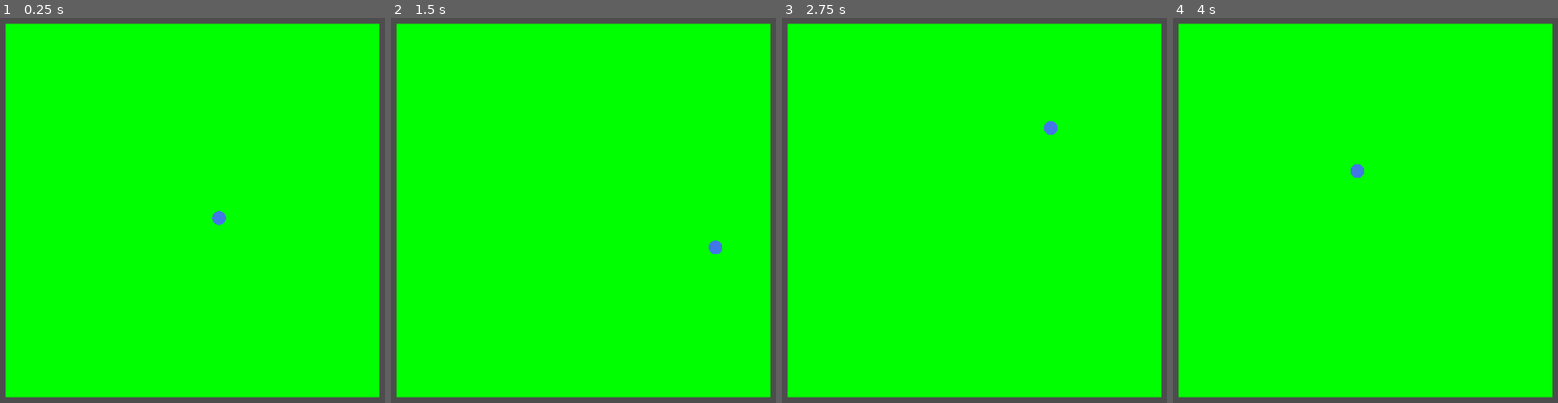
Above: before the commit, frames 1-4 (left to right).
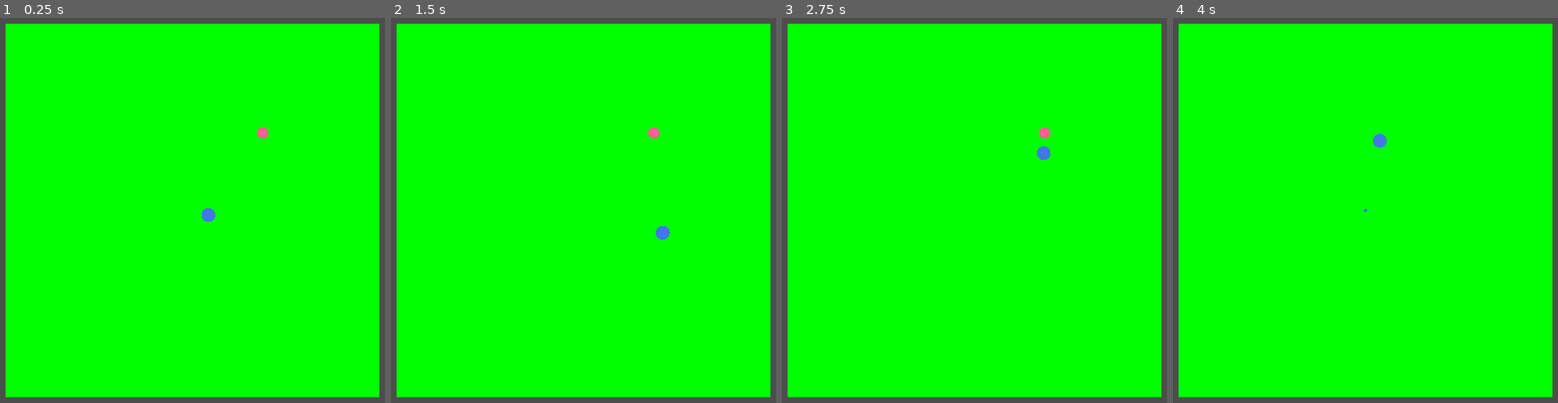
Above: after the commit, the same moments.

Repository: CauchyApprentice/Cauchys-Snake
Game: Godot game, scene res://Scenes/main.tscn
Same seed, same stepped clock (60 frames per second), same inputs: the game is played once before the commit and once after it.
Inputs (mouse positions are in pixels of both pictures, inside the frame that each line leads up to):
- Up to frame 1 (0.25 s): no input
- Up to frame 2 (1.5 s): move the mouse to (741, 191) at 0.52 s; move the mouse to (441, 229) at 1.27 s
- Up to frame 3 (2.75 s): move the mouse to (1047, 121) at 2.02 s
- Up to frame 4 (4 s): move the mouse to (1330, 291) at 2.77 s; move the mouse to (outside the picture) at 3.52 s

The runs differ from the first frame. In frame 1, 0.3% of the frame differs, in the area x 52-70%, y 28-54%; in frame 2, 0.3%, in the area x 66-87%, y 28-62%; in frame 3, 0.3%; in frame 4, 0.2%.

Commit message:
Food added, Snake body creation

Diff:
--- a/Scenes/SnakePart.tscn
+++ b/Scenes/SnakePart.tscn
@@ -8,6 +8,8 @@
 radius = 5.0
 
 [node name="SnakePart" type="CharacterBody2D"]
+collision_layer = 2
+collision_mask = 0
 motion_mode = 1
 
 [node name="MeshInstance2D" type="MeshInstance2D" parent="."]
--- /dev/null
+++ b/Scenes/food.tscn
@@ -0,0 +1,19 @@
+[gd_scene load_steps=3 format=3 uid="uid://bemcdxetbw53h"]
+
+[sub_resource type="SphereMesh" id="SphereMesh_tcj8f"]
+radius = 5.0
+height = 10.0
+
+[sub_resource type="CircleShape2D" id="CircleShape2D_6bi2i"]
+radius = 2.0
+
+[node name="Food" type="StaticBody2D"]
+modulate = Color(0.994282, 0.377831, 0.571317, 1)
+collision_mask = 2
+
+[node name="MeshInstance2D" type="MeshInstance2D" parent="."]
+mesh = SubResource("SphereMesh_tcj8f")
+
+[node name="CollisionShape2D" type="CollisionShape2D" parent="."]
+visible = false
+shape = SubResource("CircleShape2D_6bi2i")
--- a/Scenes/main.tscn
+++ b/Scenes/main.tscn
@@ -1,8 +1,9 @@
-[gd_scene load_steps=5 format=3 uid="uid://bbopdiri6iqpp"]
+[gd_scene load_steps=6 format=3 uid="uid://bbopdiri6iqpp"]
 
-[ext_resource type="Script" path="res://Scenes/main.gd" id="1_7m1hl"]
+[ext_resource type="Script" path="res://Scripts/main.gd" id="1_7m1hl"]
 [ext_resource type="PackedScene" uid="uid://cx86aroda5qao" path="res://Scenes/SnakePart.tscn" id="1_awydk"]
 [ext_resource type="Script" path="res://Scripts/SnakeHead.gd" id="3_uvf7j"]
+[ext_resource type="PackedScene" uid="uid://bemcdxetbw53h" path="res://Scenes/food.tscn" id="4_pp3r3"]
 
 [sub_resource type="QuadMesh" id="QuadMesh_xff5t"]
 size = Vector2(1000, 1000)
@@ -18,5 +19,9 @@
 
 [node name="SnakeHead" parent="." instance=ExtResource("1_awydk")]
 scale = Vector2(3.705, 3.705)
-motion_mode = 1
+collision_mask = 1
 script = ExtResource("3_uvf7j")
+
+[node name="Food" parent="." instance=ExtResource("4_pp3r3")]
+position = Vector2(188, -208)
+scale = Vector2(3.04, 3.04)
--- a/Scripts/SnakeHead.gd
+++ b/Scripts/SnakeHead.gd
@@ -1,8 +1,13 @@
 extends CharacterBody2D
 
-var speed: float = 5
+var speed: float = 3
 var init_vel = Vector2.RIGHT * speed #vel == velocity
-var ang_speed: float = deg_to_rad(135)
+var ang_speed: float = deg_to_rad(135) #turning speed
+
+func add_snake_body():
+	var snake_part_scene = preload("res://Scenes/SnakePart.tscn")
+	var new_body = snake_part_scene.instantiate()
+	get_parent().add_child(new_body)
 
 
 func adjust_direction(_delta) -> void:
@@ -25,10 +30,13 @@
 
 
 # Called every frame. 'delta' is the elapsed time since the previous frame.
-func _process(delta: float) -> void:
+func _process(_delta: float) -> void:
 	pass
 
 
 func _physics_process(delta: float) -> void:
 	adjust_direction(delta)
-	move_and_collide(velocity)
+	var collision = move_and_collide(velocity)
+	if collision: #food was found
+		collision.get_collider().queue_free()
+		add_snake_body()
--- a/Scenes/main.gd
+++ b/Scripts/main.gd
@@ -7,5 +7,5 @@
 
 
 # Called every frame. 'delta' is the elapsed time since the previous frame.
-func _process(delta: float) -> void:
+func _process(_delta: float) -> void:
 	pass
--- a/project.godot
+++ b/project.godot
@@ -19,6 +19,16 @@
 window/size/viewport_width=1920
 window/size/viewport_height=1080
 
+[global_group]
+
+foods=""
+snake=""
+
+[layer_names]
+
+2d_physics/layer_1="food"
+2d_physics/layer_2="snake"
+
 [rendering]
 
 textures/canvas_textures/default_texture_filter=0
